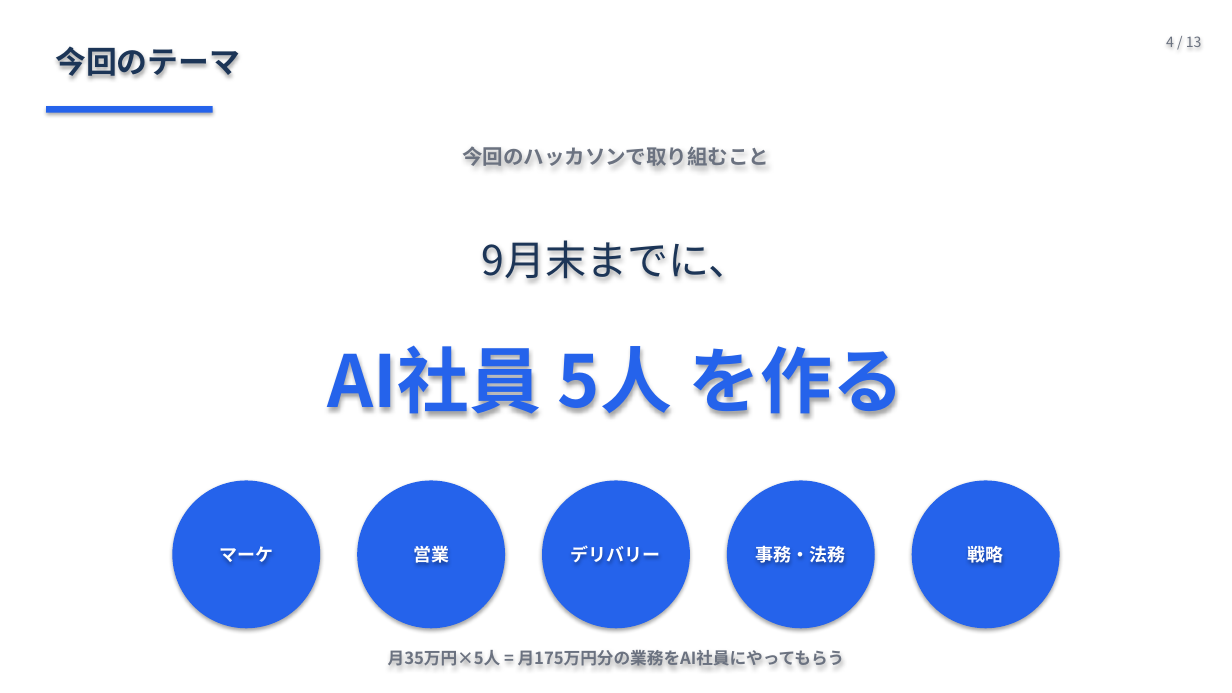
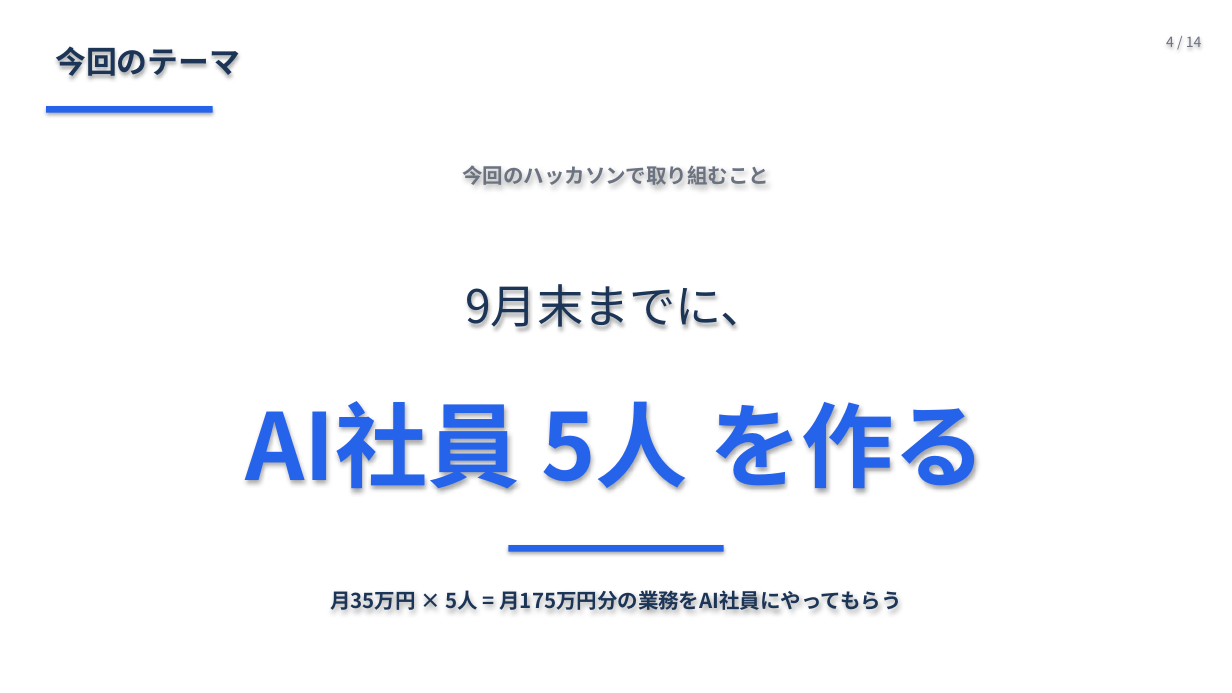
Before and after one commit to Ryunosuke-Okawa/Ryunosuke-n1, a slide deck: slide 4 of strategy/AI社員5人_発表_20260426.pptx. Drawn at 1232x693 pixels with LibreOffice and Linux fonts; fonts in the diff are those of the drawing. Boxes give left, top, right and bottom in pixels: in the first picture for what was removed or moved away, otherwise in the second. Text is boxed around its words. In the diff, an @@ line names an element or a change of style, - is before the commit and + after.

```diff
--- a/strategy/AI社員5人_発表_20260426.pptx
+++ b/strategy/AI社員5人_発表_20260426.pptx
@@ text at [1166,37,1202,47]: text changed @@
-4 / 13
+4 / 14
@@ text "今回のハッカソンで取り組むこと": place and size @@
-text "今回のハッカソンで取り組むこと" at [462,147,769,166]
+text "今回のハッカソンで取り組むこと" at [462,166,769,185]
@@ text "9月末までに、": place and size @@
-text "9月末までに、" at [482,240,750,281]
+text "9月末までに、" at [465,284,766,331]
@@ text "9月末までに、" at [465,284,766,331]: size 32 to 36 pt @@
@@ text "AI社員 5人 を作る": place and size @@
-text "AI社員 5人 を作る" at [328,345,904,418]
+text "AI社員 5人 を作る" at [246,401,986,493]
@@ text "AI社員 5人 を作る" at [246,401,986,493]: size 56 to 72 pt @@
@@ ellipse removed at [172,481,320,628] @@
@@ ellipse removed at [358,481,506,628] @@
@@ ellipse removed at [543,481,690,628] @@
@@ ellipse removed at [727,481,875,628] @@
@@ ellipse removed at [912,481,1060,628] @@
@@ text removed at [219,546,273,563] @@
-マーケ
@@ text removed at [413,546,449,564] @@
-営業
@@ rectangle added at [508,545,724,552], fill #2563EB @@
@@ text removed at [571,545,661,562] @@
-デリバリー
@@ text removed at [756,545,846,564] @@
-事務・法務
@@ text removed at [968,546,1004,567] @@
-戦略
@@ text at [330,590,901,610]: text changed; size 13 to 16 pt; text colour #6B7280 to #1C3557 @@
-月35万円×5人 = 月175万円分の業務をAI社員にやってもらう
+月35万円 × 5人 = 月175万円分の業務をAI社員にやってもらう
```
Also in this commit, not shown: 11 other slides changed, 1 slide added, 1 other file.
